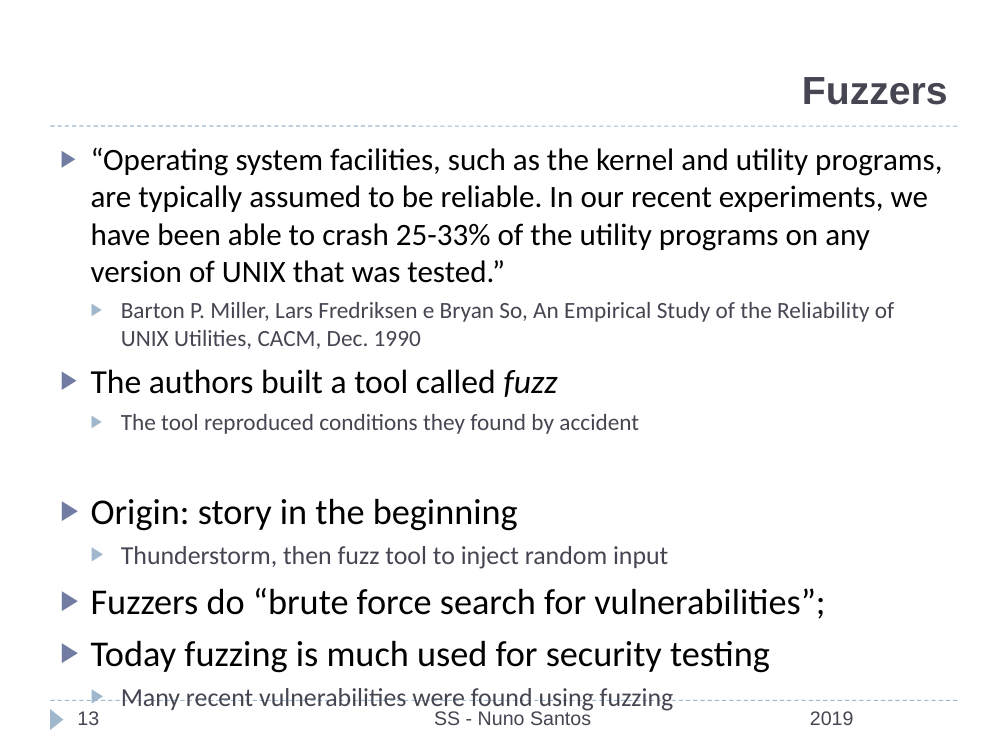
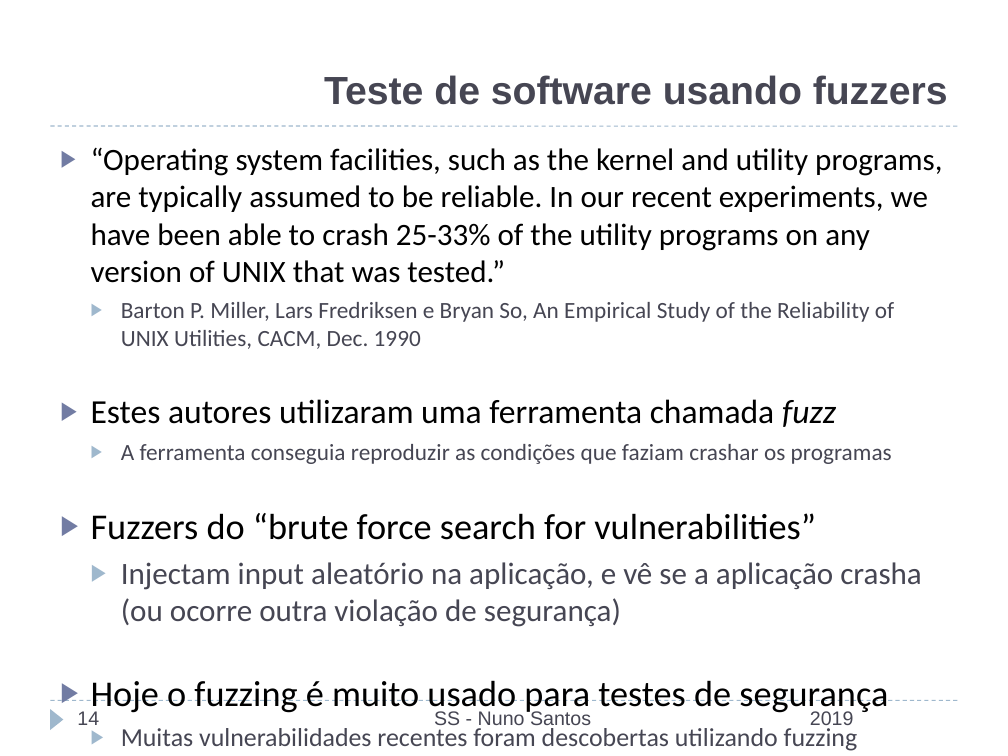
Before and after one commit to nuno-santos/acite2019, a slide deck: slide 14 of teoricas/acite2019-06-auditoria_teste.pptx (slide 13 before the commit). Drawn at 1008x756 pixels with LibreOffice and Linux fonts; fonts in the diff are those of the drawing; background and template pictures are left out. Boxes give left, top, right and bottom in pixels: in the first picture for what was removed or moved away, otherwise in the second. Text is boxed around its words. In the diff, an @@ line names an element or a change of style, - is before the commit and + after.

```diff
--- a/teoricas/acite2019-06-auditoria_teste.pptx
+++ b/teoricas/acite2019-06-auditoria_teste.pptx
@@ title at bbox=[324, 75, 948, 105]: text changed @@
-Fuzzers
+Teste de software usando fuzzers
@@ text at bbox=[91, 399, 922, 751]: text changed; text colour #000000 to #464653 @@
-▶ The authors built a tool called fuzz
-  ▶ The tool reproduced conditions they found by accident
-▶ Origin: story in the beginning
-  ▶ Thunderstorm, then fuzz tool to inject random input
-▶ Fuzzers do “brute force search for vulnerabilities”;
-▶ Today fuzzing is much used for security testing
-  ▶ Many recent vulnerabilities were found using fuzzing
+▶ Estes autores utilizaram uma ferramenta chamada fuzz
+  ▶ A ferramenta conseguia reproduzir as condições que faziam crashar os programas
+▶ Fuzzers do “brute force search for vulnerabilities”
+  ▶ Injectam input aleatório na aplicação, e vê se a aplicação crasha (ou ocorre outra violação de segurança)
+▶ Hoje o fuzzing é muito usado para testes de segurança
+  ▶ Muitas vulnerabilidades recentes foram descobertas utilizando fuzzing
@@ page number at bbox=[77, 711, 99, 725]: text changed @@
-13
+14
```
Also in this commit, not shown: 16 other slides changed, 2 slides added, 2 slides removed, 2 other files.
